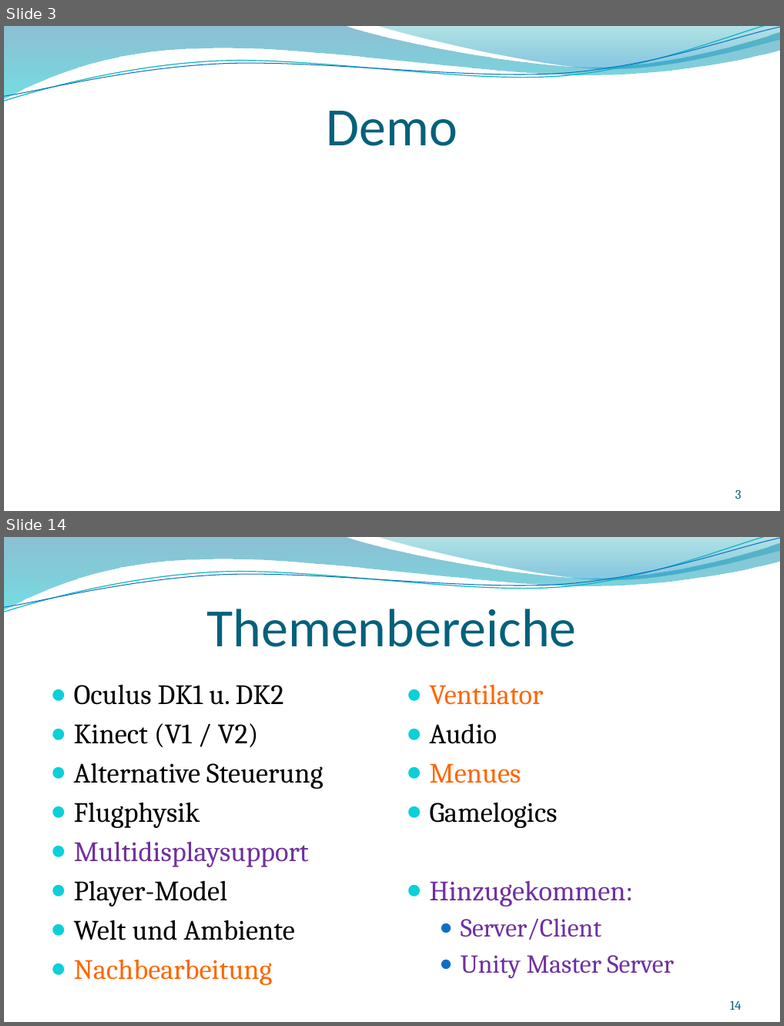
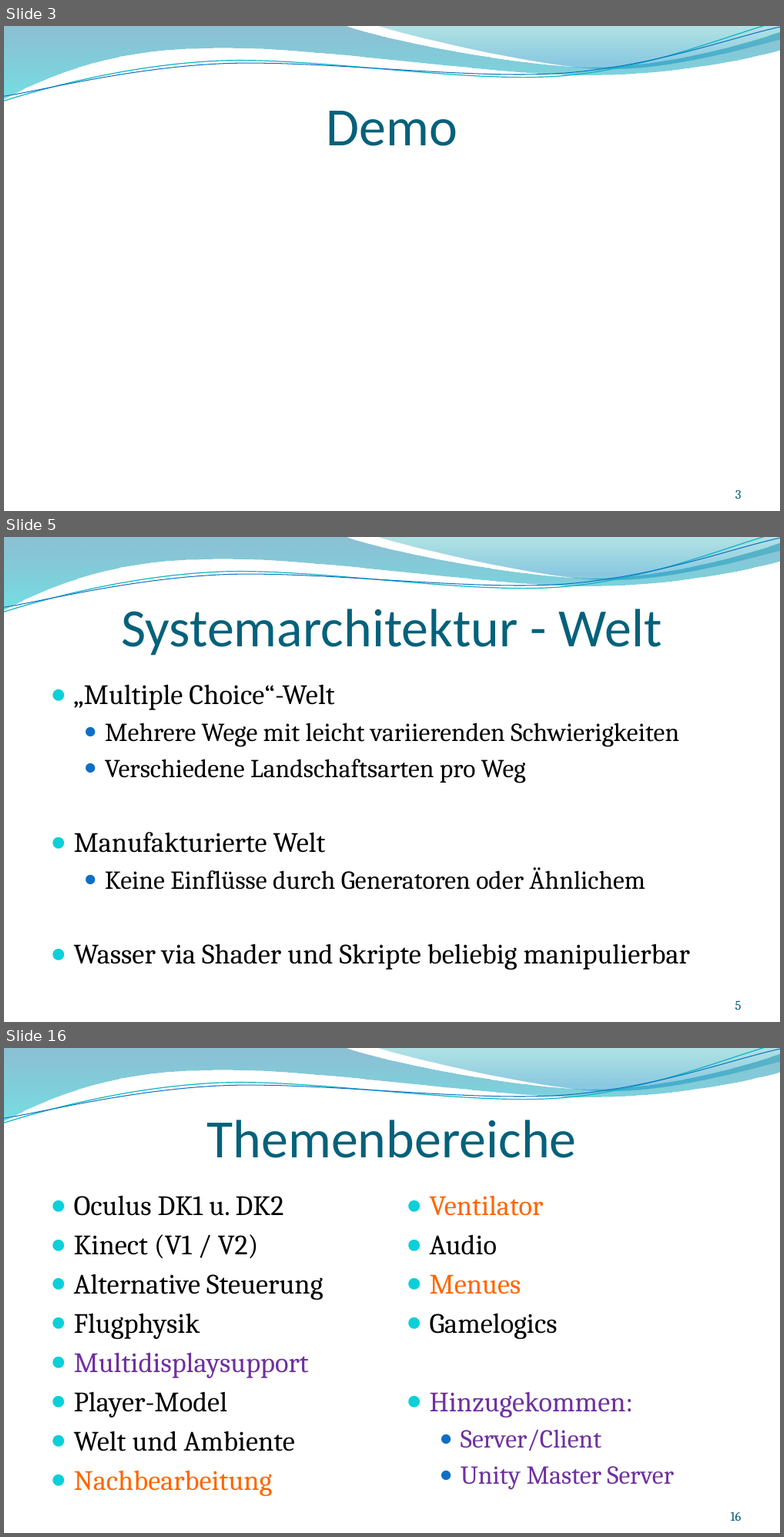
Before and after one commit to andreasdietze/Rift-Wingsuit, a slide deck: Präsentationen/Finale Präsentation/Finale-Präsentation-Rift-Wingsuit.pptx. Shown one above the other, each under a label of ours: slides 3 and 14 before the commit, slides 3, 5 and 16 after it; the slides between them are not shown. The pictures are 784x1026 and 784x1537 pixels, drawn with LibreOffice and Linux fonts; fonts in the diff are those of the drawing; background and template pictures are left out. Boxes give left, top, right and bottom in pixels: in the first picture for what was removed or moved away, otherwise in the second. Text is boxed around its words. In the diff, an @@ line names an element or a change of style, - is before the commit and + after.

```diff
--- a/Präsentationen/Finale Präsentation/Finale-Präsentation-Rift-Wingsuit.pptx
+++ b/Präsentationen/Finale Präsentation/Finale-Präsentation-Rift-Wingsuit.pptx
@@ slide 5 added at (4, 537, 780, 1022), background picture (left out); not listed: 4 template elements that a slide beside it also shows @@
@@ title added at (121, 609, 662, 656), 50 pt, text #04617B @@
+Systemarchitektur - Welt
@@ text added at (74, 684, 691, 970), 24 pt, text #000000 @@
+● „Multiple Choice“-Welt
+  ● Mehrere Wege mit leicht variierenden Schwierigkeiten
+  ● Verschiedene Landschaftsarten pro Weg
+● Manufakturierte Welt
+  ● Keine Einflüsse durch Generatoren oder Ähnlichem
+● Wasser via Shader und Skripte beliebig manipulierbar
@@ page number added at (736, 1001, 742, 1010), 12 pt, text #045D75 @@
+5
@@ what was slide 14 is now slide 16 @@
@@ page number at (731, 1512, 742, 1521): text changed @@
-14
+16
```
Also in this commit, not shown: 11 slides changed, 1 other slide added.
